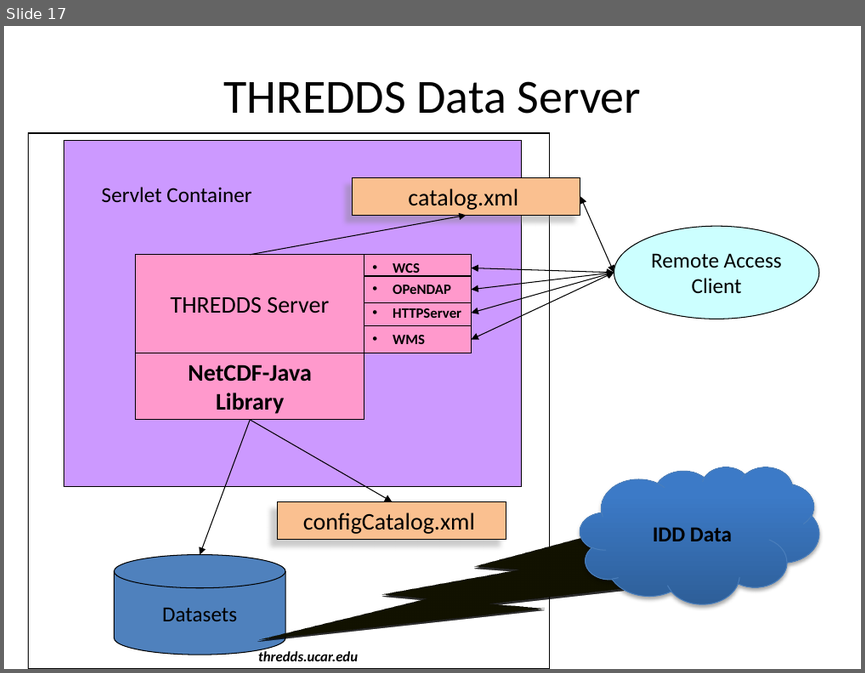
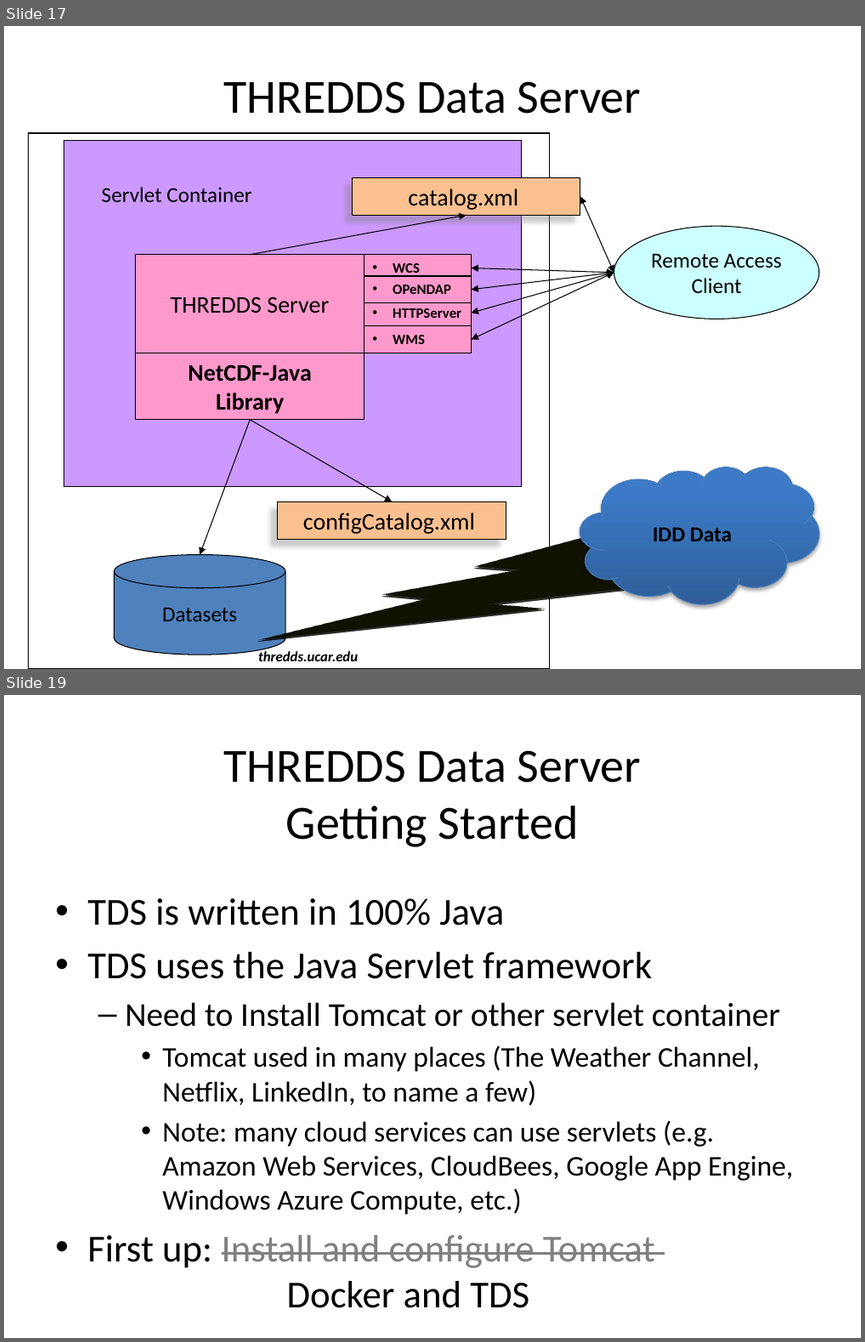
Before and after one commit to Unidata/thredds, a slide deck: docs/website/tds/tutorial/TDSOverview.pptx. Shown one above the other, each under a label of ours: slide 17 before the commit, slides 17 and 19 after it; the slides between them are not shown. The pictures are 865x673 and 865x1342 pixels, drawn with LibreOffice and Linux fonts; fonts in the diff are those of the drawing; background and template pictures are left out. Boxes give left, top, right and bottom in pixels: in the first picture for what was removed or moved away, otherwise in the second. Text is boxed around its words. In the diff, an @@ line names an element or a change of style, - is before the commit and + after.

```diff
--- a/docs/website/tds/tutorial/TDSOverview.pptx
+++ b/docs/website/tds/tutorial/TDSOverview.pptx
@@ slide 19 added at [4, 695, 861, 1338], background #FFFFFF @@
@@ title added at [224, 750, 642, 847], 40 pt, text #000000 @@
+THREDDS Data Server
+Getting Started
@@ text added at [87, 898, 793, 1308], 24 pt, text #000000 @@
+• TDS is written in 100% Java
+• TDS uses the Java Servlet framework
+  – Need to Install Tomcat or other servlet container
+    • Tomcat used in many places (The Weather Channel, Netflix, LinkedIn, to name a few)
+    • Note: many cloud services can use servlets (e.g. Amazon Web Services, CloudBees, Google App Engine, Windows Azure Compute, etc.)
+• First up: Install and configure Tomcat Docker D ddddocker Docker and TDS
```
Also in this commit, not shown: 2 slides changed, 1 other file.
